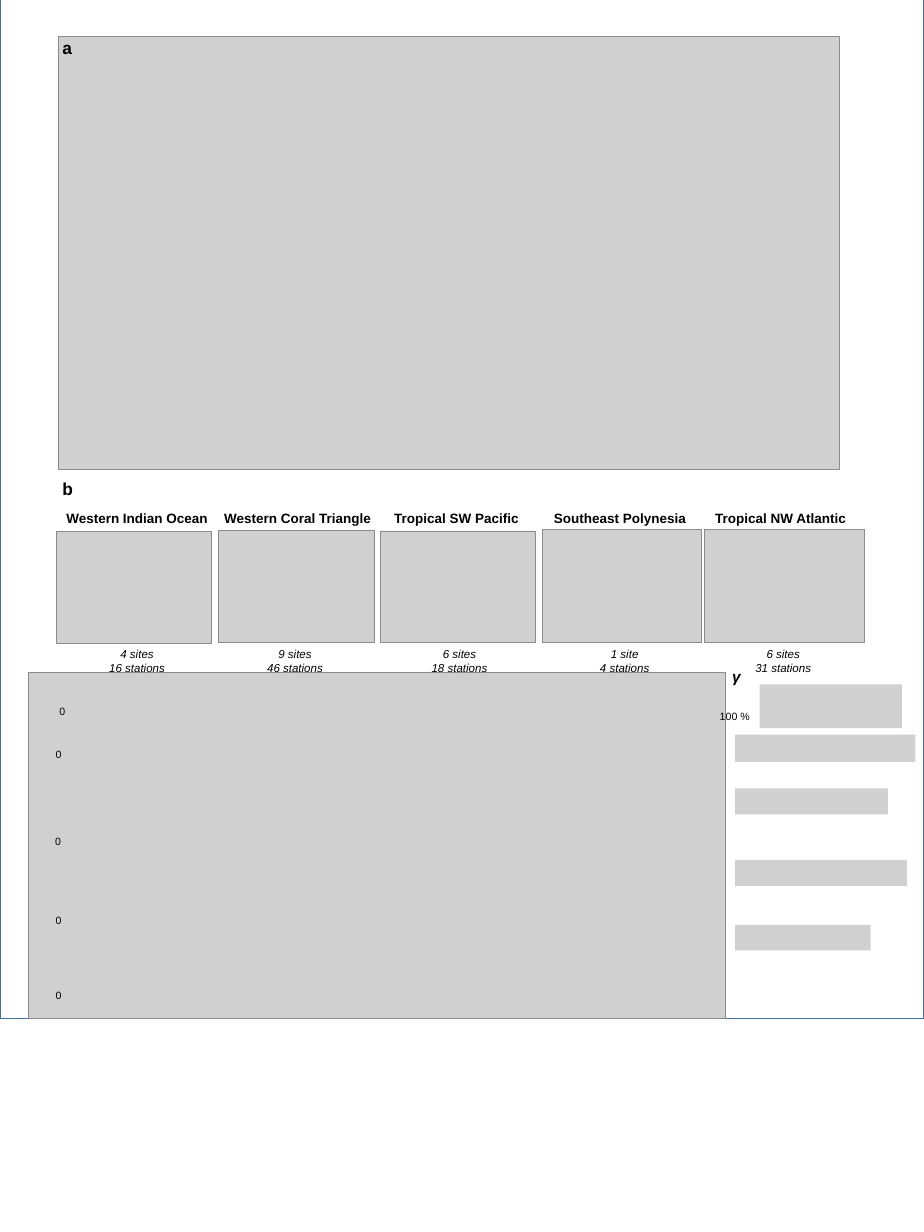
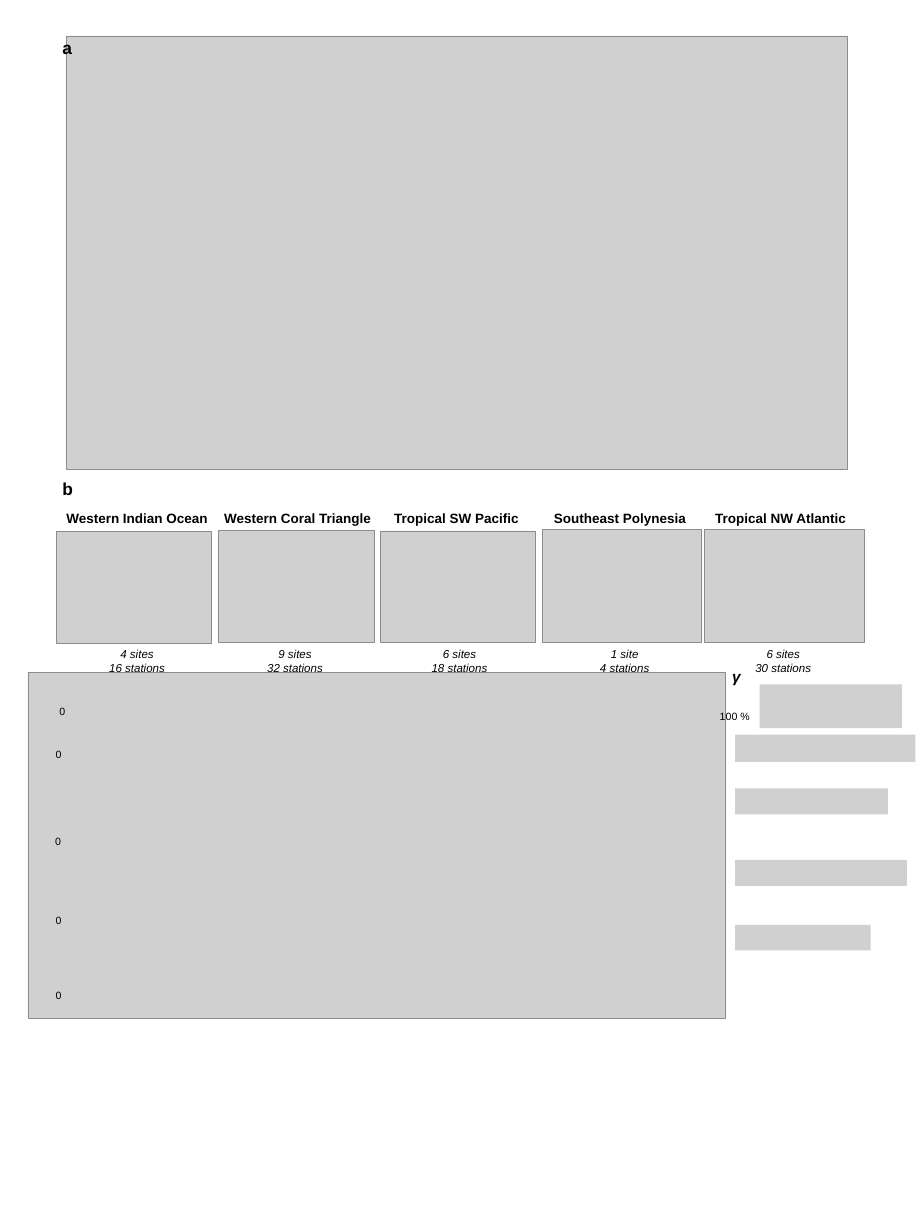
Before and after one commit to virginiemarques/Global_eDNA, a slide deck: slide 1 of outputs/00_Figures_for_paper/Figure5.pptx. Drawn at 924x1232 pixels with LibreOffice and Linux fonts; fonts in the diff are those of the drawing; grey boxes stand for pictures. Boxes give left, top, right and bottom in pixels: in the first picture for what was removed or moved away, otherwise in the second. Text is boxed around its words. In the diff, an @@ line names an element or a change of style, - is before the commit and + after.

```diff
--- a/outputs/00_Figures_for_paper/Figure5.pptx
+++ b/outputs/00_Figures_for_paper/Figure5.pptx
@@ rectangle removed at [0,0,924,1018] @@
@@ picture: place and size @@
-picture at [58,36,839,470]
+picture at [66,36,847,470]
@@ text at [267,663,323,673]: text changed @@
-46 stations
+32 stations
@@ text at [755,663,811,672]: text changed @@
-31 stations
+30 stations
```
Also in this commit, not shown: 1 slide added, 9 other files.
